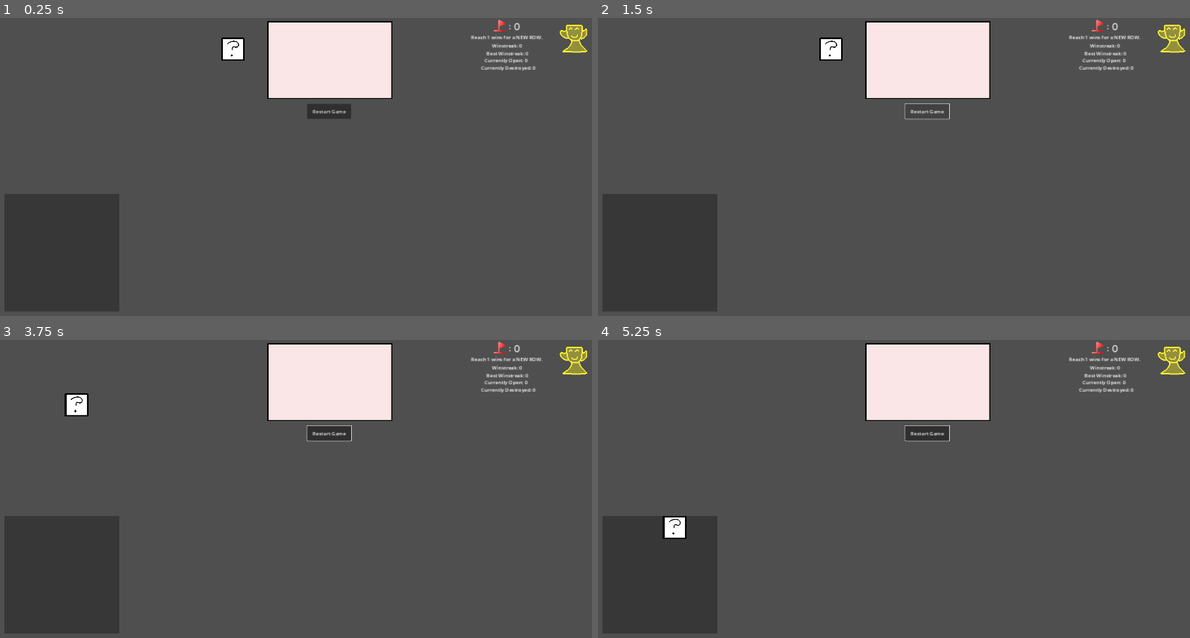
Above: before the commit, frames 1-4 (two rows, left to right).
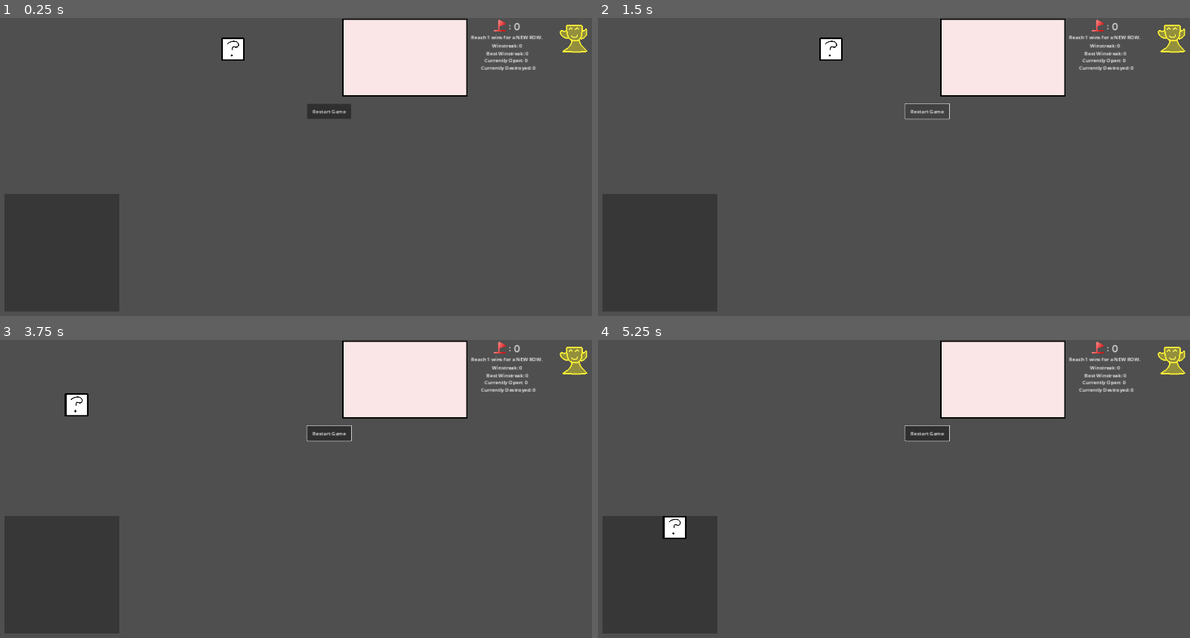
Above: after the commit, the same moments.

Repository: EricBartusch/vexbox
Game: Godot game, scene res://main.tscn
Two runs of this game, one before a commit and one after it. Both use one fixed random seed, a clock stepped at 60 frames per second and the inputs below.
Inputs (mouse positions are in pixels of both pictures, inside the frame that each line leads up to):
- Up to frame 1 (0.25 s): no input
- Up to frame 2 (1.5 s): click "Restart Game" at 0.5 s; click "Restart Game" at 1.25 s
- Up to frame 3 (3.75 s): click "Restart Game" at 2 s; tap Enter at 2.75 s; move the mouse to (426, 491) at 2.77 s; hold W 2.78-3.53 s; hold Right mouse button (pan) 2.78-3.53 s; tap Q at 3.05, 3.6 s; tap Space at 3.5 s; move the mouse to (177, 524) at 3.52 s; hold S from 3.53 s (still down)
- Up to frame 4 (5.25 s): right-click (775, 524) at 3.8 s; tap Enter at 4.25 s; move the mouse to (953, 435) at 4.27 s; release S at 4.28 s; hold Right mouse button (pan) 4.28-5.03 s; hold W from 4.28 s (still down); tap Q at 4.55, 5.1 s; tap Space at 5 s; move the mouse to (864, 575) at 5.02 s

The runs differ from the first frame. In frame 1, 7.0% of the frame differs, in the area x 45-79%, y 0-28%; in frame 2, 7.0%; in frame 3, 7.0%; in frame 4, 7.0%.
Error after the commit: Parse Error: Class "Badge" hides a global script class. (res://Badge.gd:1)

Commit message:
log entry hver and stuf

Diff:
--- a/Box.gd
+++ b/Box.gd
@@ -349,7 +349,7 @@
 		toClose.closeBox()
 
 func lg(text):
-	main.logToLog($Sprite2D.texture, text)
+	main.logToLog($Sprite2D.texture, text, id)
 
 func _on_button_pressed() -> void:
 	if main.gameRunning && !main.awaiting_post_click:
--- a/LogEntry.tscn
+++ b/LogEntry.tscn
@@ -13,9 +13,9 @@
 
 [node name="Label" type="Label" parent="."]
 layout_mode = 0
-offset_left = 38.0
+offset_left = 43.0
 offset_top = 11.0
-offset_right = 431.0
+offset_right = 436.0
 offset_bottom = 34.0
 text = "sussy amogus"
 vertical_alignment = 1
--- a/Main.gd
+++ b/Main.gd
@@ -39,6 +39,7 @@
 
 func _init() -> void:
 	Box.main = self
+	Badge.main = self
 
 func addVfx(vfx):
 	add_child(vfx)
@@ -75,6 +76,19 @@
 
 	var parse_result = json.parse(line)
 
+	var data = json.data
+	for key in data.keys():
+		if key == "unlocked_badges":
+			for second in data[key]:
+				for badge in $BadgeList.get_children():
+					if int(second) == badge.type:
+						badge.unlocked = true
+						badge.refreshOutline()
+						break
+		else:
+			set(key, data[key])
+
+
 	unlockedBoxes = (unlockedRows * (unlockedRows + 1)) / 2
 
 func _ready():
@@ -90,8 +104,8 @@
 	won = false
 	lost = false
 	$ColorRect.color = Color("4f4f4f")
-	for node in $LogContainer.get_children():
-		$LogContainer.remove_child(node)
+	for node in $ScrollContainer/LogContainer.get_children():
+		$ScrollContainer/LogContainer.remove_child(node)
 		node.queue_free()
 	$MusicPlayer.stop()
 	awaiting_post_click = false
@@ -260,7 +274,7 @@
 	$WinFXPlayer.play()
 	won = true
 	$ColorRect.color = Color(0.2, 0.33, 0.2, 1)
-	logToLog(null, "You won!")
+	logToLog(null, "You won!", null)
 	gameRunning = false
 	instantLosses = 0
 	$GameStatusText.text = "You won!"
@@ -277,7 +291,7 @@
 		bestWinstreak = winstreak;
 		$BestWinstreakText.text = "Best Winstreak: " + str(bestWinstreak)
 	for badge in $AchievementsCanvas/CheevosContainer.get_children():
-		badge.checkWins()
+		badge.postGameEnd()
 	after_game_over()
 
 func reset_winstreak():
@@ -288,22 +302,16 @@
 	$LossFXPlayer.play()
 	lost = true
 	$ColorRect.color = Color(0.33, 0.2, 0.2, 1)
-	logToLog(null, "You lost!")
+	qLog("You lost!")
 	gameRunning = false
 	$GameStatusText.text = "You lost."
 	reset_winstreak()
-	if opens == 0:
-		instantLosses += 1
-		if instantLosses == 2:
-			$BadgeList/LossesToWins.unlockBadge()
-	else:
-		instantLosses = 0
 	after_game_over()
 
 func win():
 	if gameRunning:
 		if has_status(StatusTypes.CURSE):
-			logToLog(null, "Curse prevented your victory.")
+			qLog("Curse prevented your victory.")
 			change_status_amount(StatusTypes.CURSE, -1)
 		else:
 			if has_status(StatusTypes.INVERSION):
@@ -330,7 +338,7 @@
 			else:
 				qLog("The Extra Life Box saved you!")
 		else:
-			logToLog(null, "Heart prevented your loss!")
+			qLog("Heart prevented your loss!")
 
 var dragCursor = load("res://cursorDrag.png")
 var normalCursor = load("res://cursorNormal.png")
@@ -343,13 +351,13 @@
 		if slide_amount < 1700:
 			slide_amount += 10
 			for node in get_children():
-				if node is Control:
+				if node is Control and node != $Tooltip:
 					node.global_position.x -= 10
 	else:
 		if slide_amount > 0 and !sliding_achievement_panel:
 			slide_amount -= 10
 			for node in get_children():
-				if node is Control:
+				if node is Control and node != $Tooltip:
 					node.global_position.x += 10
 		else:
 			if Input.is_action_pressed("pan"):
@@ -357,16 +365,16 @@
 			else:
 				Input.set_custom_mouse_cursor(normalCursor)
 
-func logToLog(sourceImg, sourceText):
+func logToLog(sourceImg, sourceText, ID):
 	var newLogEntry = logEntryScene.instantiate()
-	newLogEntry.load(sourceImg, sourceText)
-	var prevEntries = $LogContainer.get_children()
+	newLogEntry.load(sourceImg, sourceText, ID)
+	var prevEntries = $ScrollContainer/LogContainer.get_children()
 	if prevEntries.size() >= 10:
-		$LogContainer.remove_child(prevEntries[0])
-	$LogContainer.add_child(newLogEntry)
+		$ScrollContainer/LogContainer.remove_child(prevEntries[0])
+	$ScrollContainer/LogContainer.add_child(newLogEntry)
 
 func qLog(sourceText):
-	logToLog(null, sourceText)
+	logToLog(null, sourceText, null)
 
 func get_random_box():
 	var valids = []
--- a/badge.gd
+++ b/badge.gd
@@ -32,19 +32,19 @@
 	return properties
 
 func loadText() -> void:
-	var text := load_box_text(id)
+	var text := load_badge_text(id)
 	hoverName = text[0]
 	hoverDesc = text[1]
 	unlockText = text[2]
 
-static func load_box_text(type: String) -> Array[String]:
-	return [tr_badge(type, "name"), tr_badge(type, "desc")]
+static func load_badge_text(type: String) -> Array[String]:
+	return [tr_badge(type, "name"), tr_badge(type, "desc"), tr_badge(type, "unlock")]
 
 func tr_local(key: String) -> String:
 	return tr_badge(id, key)
 
 static func tr_badge(type: String, key: String) -> String:
-	return main.tr("box." + type + "." + key)
+	return main.tr("badge." + type + "." + key)
 
 func loadImg():
 	$Sprite2D.texture = get_badge_img(id)
@@ -54,23 +54,15 @@
 
 func _process(delta):
 	var mousePos = get_viewport().get_mouse_position()
-	if mousePos.x >= global_position.x  and mousePos.x <= global_position.x + 75 and mousePos.y >= global_position.y - 32 and mousePos.y <= global_position.y + 32:
+	if mousePos.x >= global_position.x - 37.5 and mousePos.x <= global_position.x + 37.5 and mousePos.y >= global_position.y - 37.5 and mousePos.y <= global_position.y + 37.5:
 		updateTooltipForMe()
 
 func updateTooltipForMe():
-	var curStatus
-	if unlocked:
-		curStatus = "Selected" if enabled else "Not Selected"
-	else:
-		curStatus = "Locked. " + unlockText
-	get_parent().get_parent().get_node("Tooltip").setup(hoverName, curStatus, hoverDesc)
+	main.get_node("Tooltip").setup(hoverName, unlockText, hoverDesc)
 
-func unlockBadge():
+func unlock():
 	unlocked = true
 	refreshOutline()
-
-func postGameEnd() -> void:
-	pass
 
 func refreshOutline():
 	if unlocked:
@@ -96,3 +88,6 @@
 
 func onRunStart() -> void:
 	pass
+
+func postGameEnd() -> void:
+	pass
--- /dev/null
+++ b/badges/random_reveal.gd
@@ -0,0 +1,8 @@
+extends Badge
+
+func postGameEnd():
+	if !unlocked and main.wins >= 5:
+		unlock()
+
+func onRunStart():
+	main.reveal_random()
--- a/log_entry.gd
+++ b/log_entry.gd
@@ -1,5 +1,19 @@
 extends Control
 
-func load(newTexture, newText):
+var ID
+
+func load(newTexture, newText, boxID):
 	$TextureRect.texture = newTexture
 	$Label.text = newText
+	ID = boxID
+
+func updateTooltipForMe():
+	var name = get_parent().get_parent().get_parent().tr("box." + ID + ".name")
+	var desc = get_parent().get_parent().get_parent().tr("box." + ID + ".desc")
+	get_parent().get_parent().get_parent().get_node("Tooltip").setup(name, "", desc)
+
+func _process(delta: float) -> void:
+	if ID != null:
+		var mousePos = get_viewport().get_mouse_position()
+		if mousePos.x >= global_position.x and mousePos.x <= global_position.x + 300 and mousePos.y >= global_position.y and mousePos.y <= global_position.y + 30:
+			updateTooltipForMe()
--- a/main.tscn
+++ b/main.tscn
@@ -15,6 +15,7 @@
 [ext_resource type="AudioStream" uid="uid://bu618sdf1vbi0" path="res://sfx/close.ogg" id="9_ydiek"]
 [ext_resource type="Texture2D" uid="uid://cevl2ucm1pjq6" path="res://uiImgs/trophy.png" id="14_uxwyn"]
 [ext_resource type="Texture2D" uid="uid://0h76v7rapjil" path="res://uiImgs/orb.png" id="15_tsn6f"]
+[ext_resource type="PackedScene" uid="uid://dx3j5aid1cguw" path="res://Badge.tscn" id="16_w7hqe"]
 
 [node name="Main" type="Control"]
 layout_mode = 3
@@ -30,10 +31,10 @@
 [node name="Tooltip" parent="." instance=ExtResource("2_atu00")]
 top_level = true
 layout_mode = 1
-offset_left = 870.0
-offset_top = 10.0
-offset_right = -647.0
-offset_bottom = -816.0
+offset_left = 1110.0
+offset_top = 2.0
+offset_right = -407.0
+offset_bottom = -824.0
 
 [node name="StatusList" type="VBoxContainer" parent="."]
 z_index = 50
@@ -198,14 +199,6 @@
 offset_bottom = 941.0
 color = Color(0, 0, 0, 0.305882)
 
-[node name="LogContainer" type="VBoxContainer" parent="."]
-layout_mode = 2
-offset_left = 45.0
-offset_top = 574.0
-offset_right = 381.0
-offset_bottom = 932.0
-theme_override_constants/separation = 35
-
 [node name="Trophy" type="TextureRect" parent="."]
 layout_mode = 0
 offset_left = 1803.0
@@ -282,6 +275,21 @@
 offset_bottom = 1028.0
 columns = 5
 
+[node name="RandomReveal" parent="AchievementsCanvas/CheevosContainer" instance=ExtResource("16_w7hqe")]
+layout_mode = 2
+id = "reveal"
+
+[node name="ScrollContainer" type="ScrollContainer" parent="."]
+layout_mode = 0
+offset_left = 37.0
+offset_top = 572.0
+offset_right = 389.0
+offset_bottom = 934.0
+
+[node name="LogContainer" type="VBoxContainer" parent="ScrollContainer"]
+layout_mode = 2
+theme_override_constants/separation = 35
+
 [connection signal="button_up" from="RestartButton" to="." method="_on_restart_button_button_up"]
 [connection signal="timeout" from="TriggerPostClicksTimer" to="." method="_on_trigger_post_clicks_timer_timeout"]
 [connection signal="pressed" from="Trophy/AchievementsPageButton" to="." method="_on_achievements_page_button_pressed"]
--- a/strings.csv
+++ b/strings.csv
@@ -209,3 +209,6 @@
 box.exp.desc;On Open: After you open 9 unrevealed boxes, win.
 box.ivy.name;Ivy Box
 box.ivy.desc;On Open: Transform the boxes above this into Ivy Boxes.
+badge.reveal.name;Reveal One
+badge.reveal.desc;Start Of Run: Reveal a random box.
+badge.reveal.unlock;Win 5 times.
Binary file removed: badgeImgs/badgeCloseAll.png
Binary file removed: badgeImgs/badgeLossToWin.png
Not shown, removed: badgeImgs/badgeLossToWin.png.import
Not shown, removed: badgeImgs/badgeReveal2.png.import
Binary file removed: badgeImgs/badgeShrunk.png
Not shown, removed: badgeImgs/badgeShrunk.png.import
Renamed: badgeImgs/badgeReveal2.png -> badgeImgs/reveal.png
Not shown, changed: badgeImgs/reveal.png.import
Not shown: 1 places in main.tscn that only renumber resources
